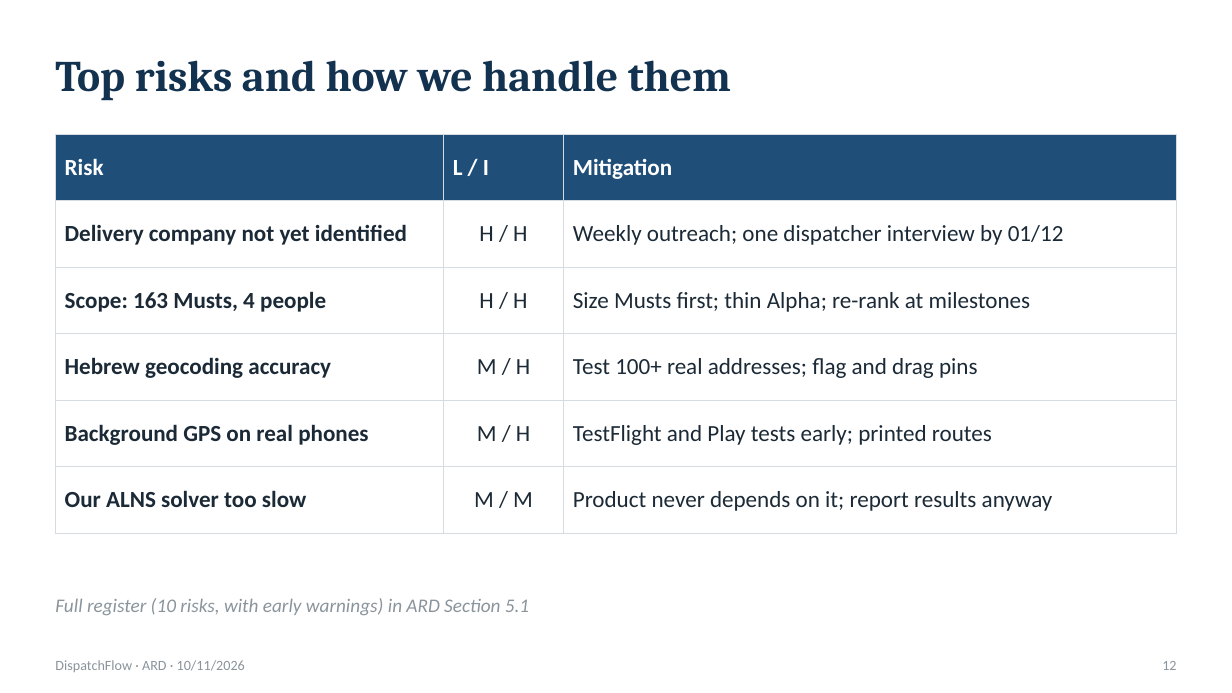
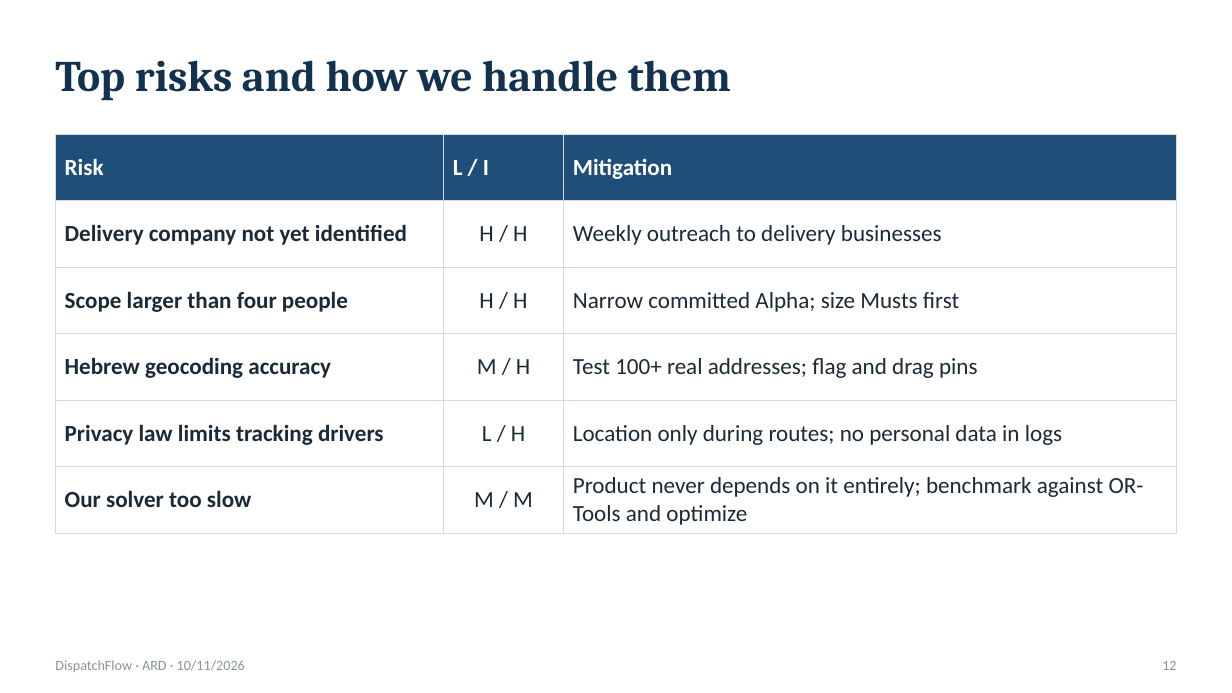
Before and after one commit to NaimElijah/DispatchFlow, a slide deck: slide 12 of docs/presentations/ARD/DispatchFlow_ARD_Presentation.pptx. Drawn at 1232x693 pixels with LibreOffice and Linux fonts; fonts in the diff are those of the drawing. Boxes give left, top, right and bottom in pixels: in the first picture for what was removed or moved away, otherwise in the second. Text is boxed around its words. In the diff, an @@ line names an element or a change of style, - is before the commit and + after.

Commit message:
docs: update the ARD and its presentation
The ARD and its presentation from #31 were reviewed and revised. The
ARD is now version 1.0 of 10 November 2026, derived from the course
ARD template; it names all four team members and ends with the plan
for the proof of concept. The presentation (15 slides) is revised
with it.

Closes #38
Closes #39

```diff
--- a/docs/presentations/ARD/DispatchFlow_ARD_Presentation.pptx
+++ b/docs/presentations/ARD/DispatchFlow_ARD_Presentation.pptx
@@ table at [55, 134, 1177, 533] @@
-row 2, column 3: Weekly outreach; one dispatcher interview by 01/12
+row 2, column 3: Weekly outreach to delivery businesses
-row 3, column 1: Scope: 163 Musts, 4 people
+row 3, column 1: Scope larger than four people
-row 3, column 3: Size Musts first; thin Alpha; re-rank at milestones
+row 3, column 3: Narrow committed Alpha; size Musts first
-row 5: Background GPS on real phones | M / H | TestFlight and Play tests early; printed routes
+row 5: Privacy law limits tracking drivers | L / H | Location only during routes; no personal data in logs
-row 6, column 1: Our ALNS solver too slow
+row 6, column 1: Our solver too slow
-row 6, column 3: Product never depends on it; report results anyway
+row 6, column 3: Product never depends on it entirely; benchmark against OR-Tools and optimize
@@ text removed at [55, 598, 529, 615] @@
-Full register (10 risks, with early warnings) in ARD Section 5.1
```
Also in this commit, not shown: 7 other slides changed, 7 slides added, 8 slides removed, 1 other file.
